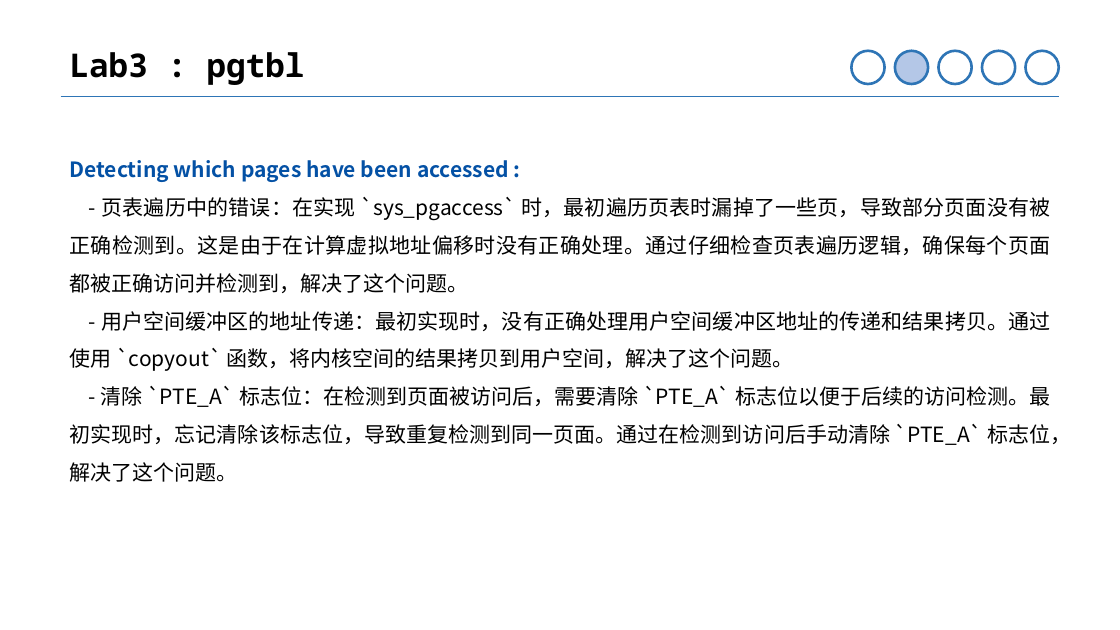
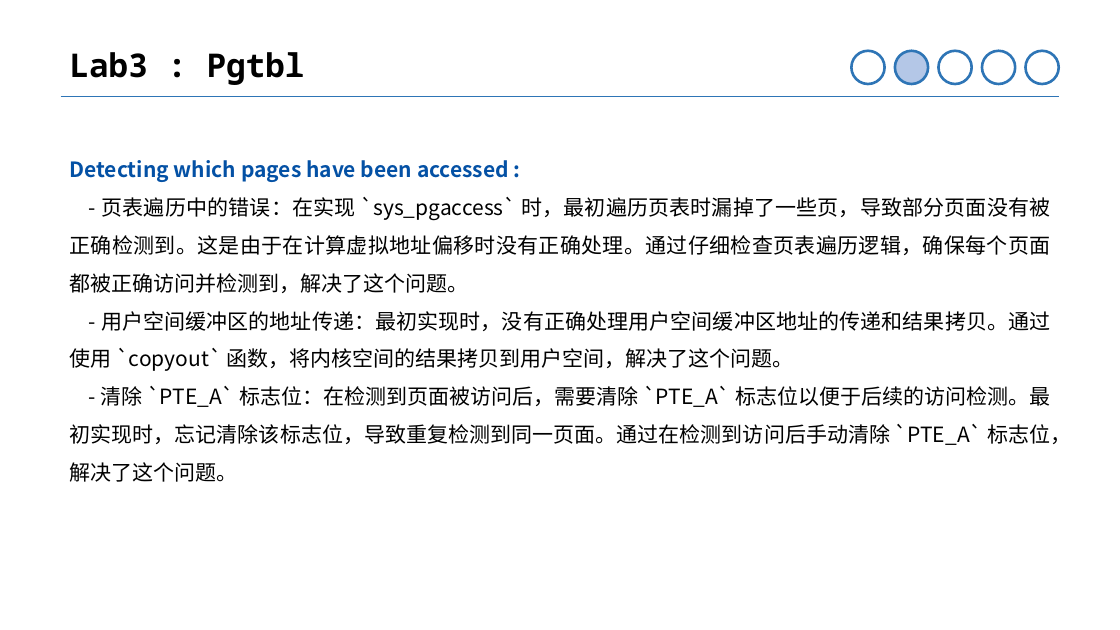
Before and after one commit to bunnyoii/Xv6_Lab_Report_2021, a slide deck: slide 26 of Xv6_Lab_Report_2021.pptx (slide 23 before the commit). Drawn at 1120x630 pixels with LibreOffice and Linux fonts; fonts in the diff are those of the drawing; background and template pictures are left out. Boxes give left, top, right and bottom in pixels: in the first picture for what was removed or moved away, otherwise in the second. Text is boxed around its words. In the diff, an @@ line names an element or a change of style, - is before the commit and + after.

```diff
--- a/Xv6_Lab_Report_2021.pptx
+++ b/Xv6_Lab_Report_2021.pptx
@@ text at [70,52,305,85]: text changed @@
-Lab3 : pgtbl
+Lab3 : Pgtbl
```
Also in this commit, not shown: 9 other slides changed, 3 slides added, 1 other file.
